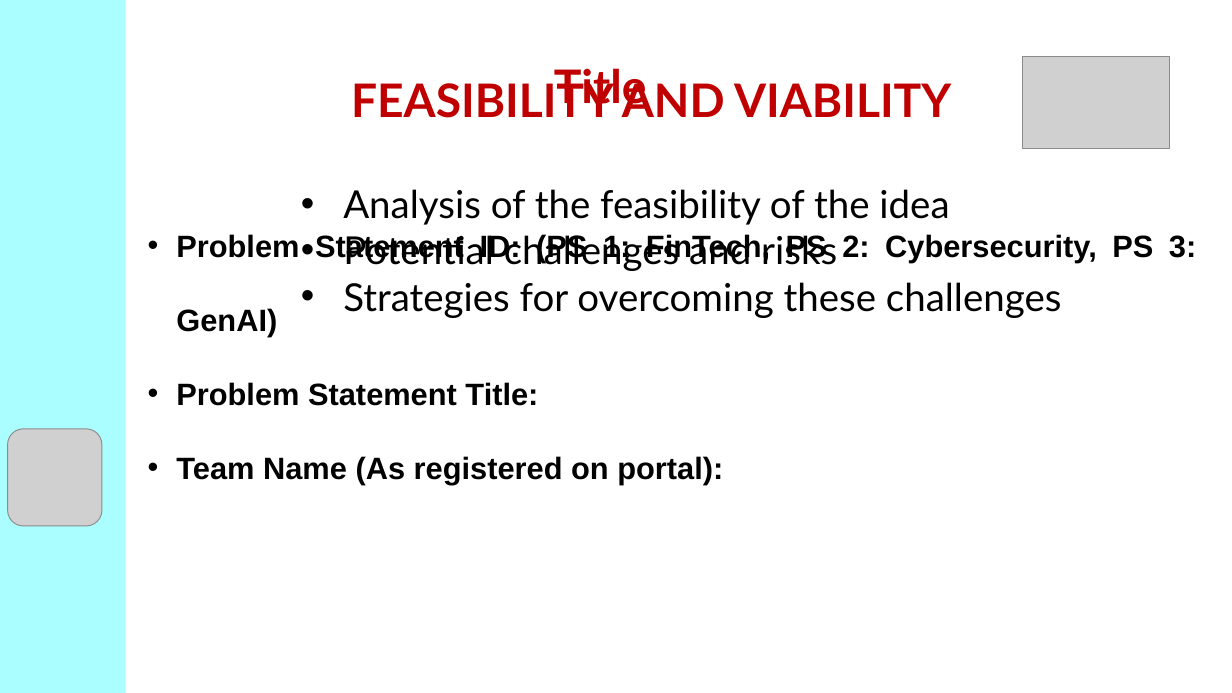
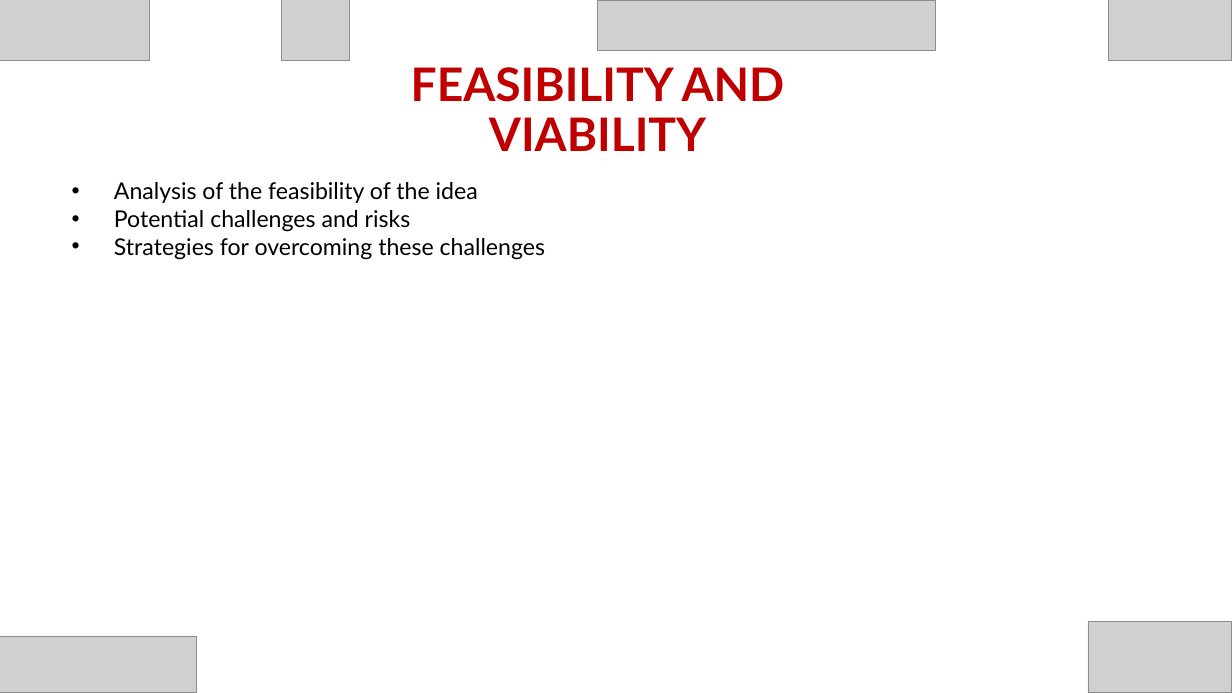
Before and after one commit to Suja16/csi-hack, a slide deck: slide 6 of packages/csi-hack2/public/template.pptx (slide 5 before the commit). Drawn at 1232x693 pixels with LibreOffice and Linux fonts; fonts in the diff are those of the drawing; grey boxes stand for pictures; background and template pictures are left out. Boxes give left, top, right and bottom in pixels: in the first picture for what was removed or moved away, otherwise in the second. Text is boxed around its words. In the diff, an @@ line names an element or a change of style, - is before the commit and + after.

```diff
--- a/packages/csi-hack2/public/template.pptx
+++ b/packages/csi-hack2/public/template.pptx
@@ rectangle removed at box(0, 0, 126, 693) @@
@@ picture added at box(0, 0, 150, 61) @@
@@ picture added at box(282, 0, 350, 61) @@
@@ picture added at box(598, 0, 936, 51) @@
@@ picture: place and size @@
-picture at box(1022, 56, 1170, 149)
+picture at box(1108, 0, 1232, 61)
@@ text "FEASIBILITY AND VIABILITY" rewrapped from box(351, 77, 951, 118) to box(411, 67, 785, 151) @@
@@ text removed at box(554, 68, 647, 111) @@
-Title
@@ text "Analysis of the feasibility of ...": place and size @@
-text "Analysis of the feasibility of ..." at box(343, 189, 1062, 318)
+text "Analysis of the feasibility of ..." at box(114, 182, 545, 260)
@@ text "Analysis of the feasibility of ..." at box(114, 182, 545, 260): size 30 to 18 pt @@
@@ text removed at box(176, 233, 1196, 485) @@
-• Problem Statement ID: (PS 1: FinTech, PS 2: Cybersecurity, PS 3: GenAI)
-• Problem Statement Title:
-• Team Name (As registered on portal):
@@ picture removed at box(7, 429, 102, 526) @@
@@ picture added at box(1088, 621, 1232, 693) @@
@@ picture added at box(0, 636, 196, 693) @@
```
Also in this commit, not shown: 3 other slides changed, 5 slides added, 3 slides removed, 1 other file.
